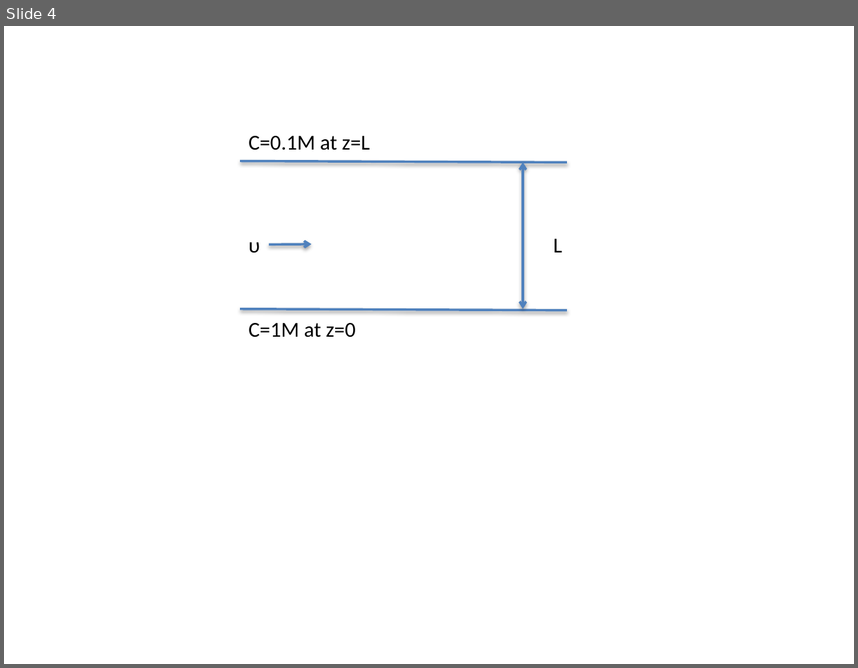
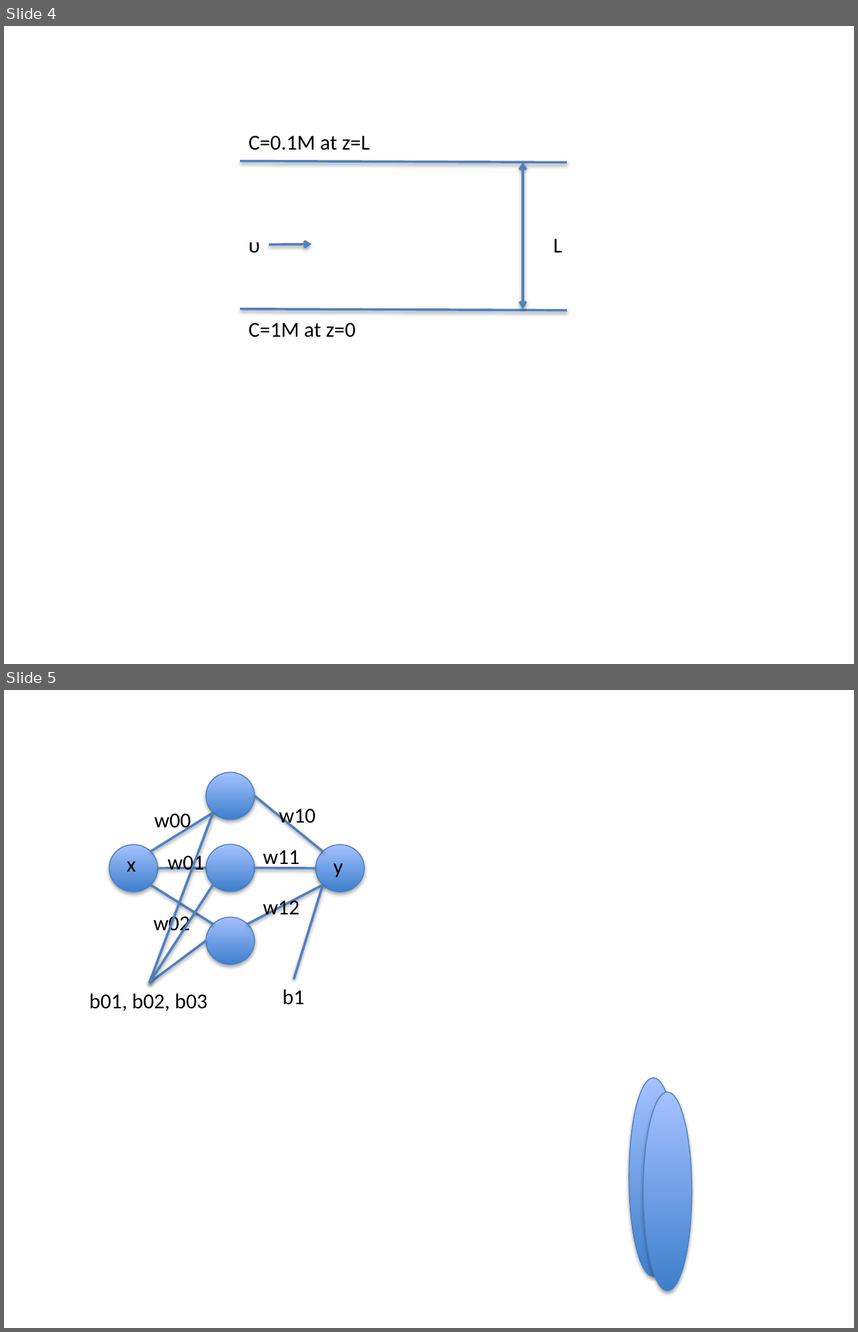
Before and after one commit to jkitchin/f18-06623, a slide deck: lectures/ppt-art.pptx. Shown one above the other, each under a label of ours: slide 4 before the commit, slides 4 and 5 after it. The pictures are 858x668 and 858x1332 pixels, drawn with LibreOffice and Linux fonts; fonts in the diff are those of the drawing. Boxes give left, top, right and bottom in pixels: in the first picture for what was removed or moved away, otherwise in the second. Text is boxed around its words. In the diff, an @@ line names an element or a change of style, - is before the commit and + after.

```diff
--- a/lectures/ppt-art.pptx
+++ b/lectures/ppt-art.pptx
@@ slide 5 added at (x1=4, y1=690, x2=854, y2=1328), background #FFFFFF @@
@@ ellipse added at (x1=206, y1=773, x2=254, y2=820), fill gradient #3F80CE to #A4C4FF, outline #4B7EBC 0.75 pt @@
@@ line added from (150, 983) to (213, 812), #4F81BD 2 pt @@
@@ line added from (151, 851) to (213, 812), #4F81BD 2 pt @@
@@ text added at (x1=154, y1=814, x2=191, y2=833), 18 pt, text #000000 @@
+w00
@@ line added from (254, 796) to (323, 851), #4F81BD 2 pt @@
@@ text added at (x1=279, y1=809, x2=316, y2=828), 18 pt, text #000000 @@
+w10
@@ ellipse added at (x1=110, y1=845, x2=158, y2=892), fill gradient #3F80CE to #A4C4FF, outline #4B7EBC 0.75 pt @@
@@ text added at (x1=168, y1=851, x2=204, y2=875), 18 pt, text #000000 @@
+w01
@@ ellipse added at (x1=206, y1=844, x2=254, y2=891), fill gradient #3F80CE to #A4C4FF, outline #4B7EBC 0.75 pt @@
@@ text added at (x1=263, y1=850, x2=299, y2=869), 18 pt, text #000000 @@
+w11
@@ ellipse added at (x1=316, y1=845, x2=364, y2=892), fill gradient #3F80CE to #A4C4FF, outline #4B7EBC 0.75 pt @@
@@ text added at (x1=127, y1=861, x2=136, y2=871), 18 pt, text #000000 @@
+x
@@ line added from (158, 867) to (206, 867), #4F81BD 2 pt @@
@@ line added from (254, 867) to (316, 867), #4F81BD 2 pt @@
@@ text added at (x1=333, y1=863, x2=343, y2=877), 18 pt, text #000000 @@
+y
@@ line added from (150, 983) to (213, 885), #4F81BD 2 pt @@
@@ line added from (151, 885) to (213, 924), #4F81BD 2 pt @@
@@ line added from (247, 924) to (323, 885), #4F81BD 2 pt @@
@@ line added from (294, 979) to (323, 885), #4F81BD 2 pt @@
@@ text added at (x1=154, y1=912, x2=190, y2=936), 18 pt, text #000000 @@
+w02
@@ ellipse added at (x1=206, y1=917, x2=254, y2=965), fill gradient #3F80CE to #A4C4FF, outline #4B7EBC 0.75 pt @@
@@ text added at (x1=263, y1=897, x2=299, y2=919), 18 pt, text #000000 @@
+w12
@@ line added from (150, 983) to (206, 940), #4F81BD 2 pt @@
@@ text added at (x1=90, y1=993, x2=208, y2=1011), 18 pt, text #000000 @@
+b01, b02, b03
@@ text added at (x1=283, y1=989, x2=305, y2=1005), 18 pt, text #000000 @@
+b1
@@ ellipse added at (x1=629, y1=1078, x2=677, y2=1276), fill gradient #3F80CE to #A4C4FF, outline #4B7EBC 0.75 pt @@
@@ ellipse added at (x1=643, y1=1092, x2=692, y2=1291), fill gradient #3F80CE to #A4C4FF, outline #4B7EBC 0.75 pt @@
```
Also in this commit, not shown: 4 other files.
